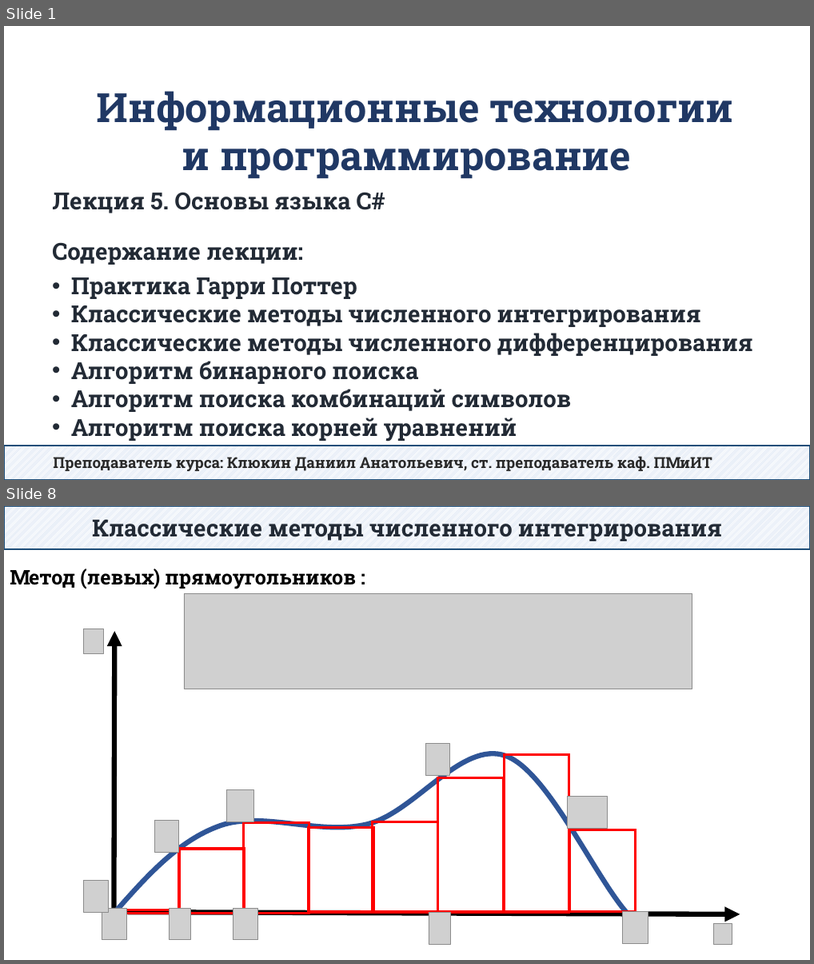
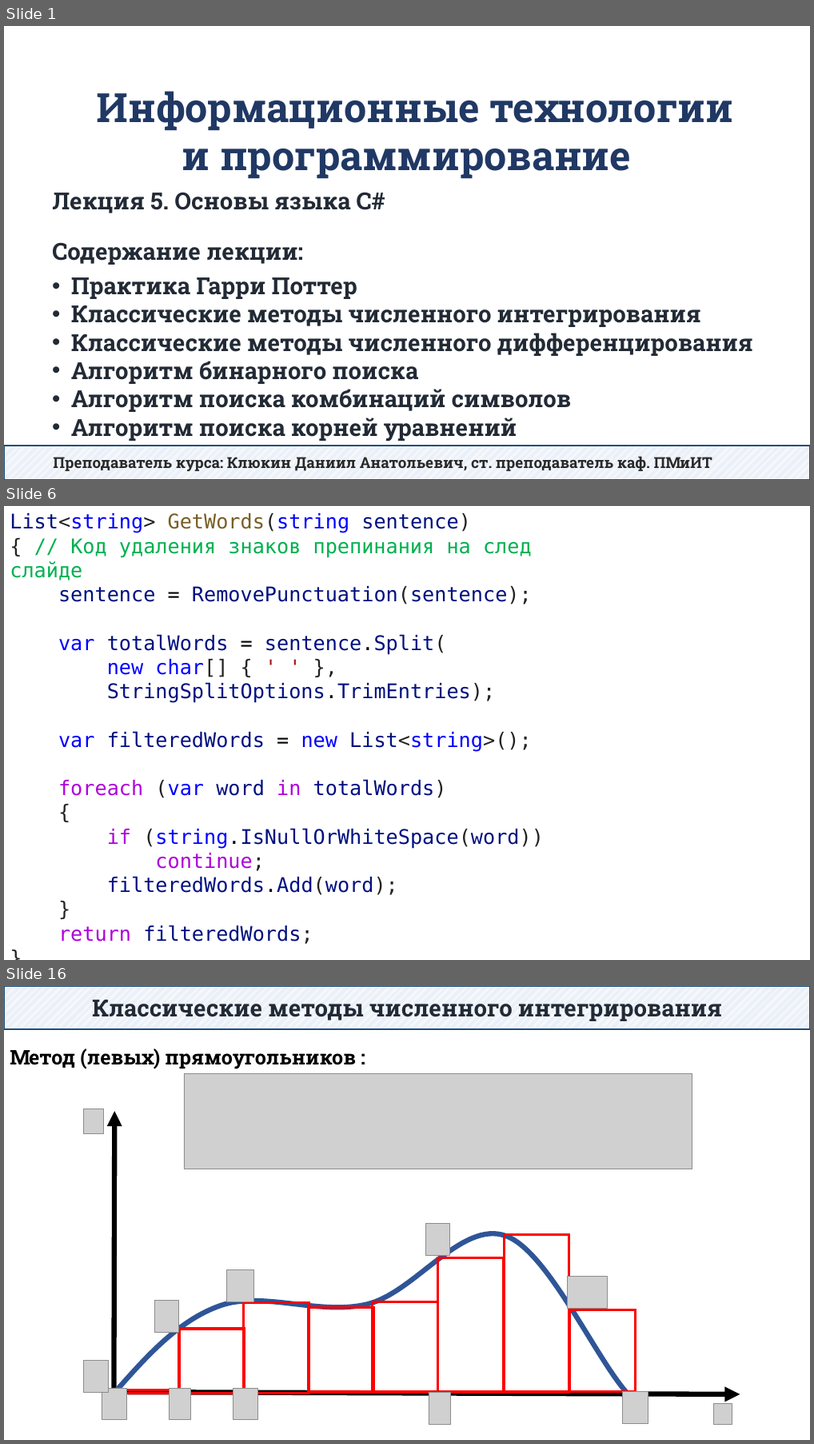
Before and after one commit to DaniilKlyukin/ITiP-1, a slide deck: Лекции/ИТиП лек 5.pptx. Shown one above the other, each under a label of ours: slides 1 and 8 before the commit, slides 1, 6 and 16 after it; the slides between them are not shown. The pictures are 814x964 and 814x1444 pixels, drawn with LibreOffice and Linux fonts; fonts in the diff are those of the drawing; grey boxes stand for pictures. Boxes give left, top, right and bottom in pixels: in the first picture for what was removed or moved away, otherwise in the second. Text is boxed around its words. In the diff, an @@ line names an element or a change of style, - is before the commit and + after.

```diff
--- a/Лекции/ИТиП лек 5.pptx
+++ b/Лекции/ИТиП лек 5.pptx
@@ slide 6 added at [4, 506, 810, 960], background #FFFFFF @@
@@ text added at [10, 513, 544, 944], 24 pt, text #001080 @@
+List<string> GetWords(string sentence)
+{ // Код удаления знаков препинания на след слайде
+sentence = RemovePunctuation(sentence);
+var totalWords = sentence.Split(
+new char[] { ' ' },
+StringSplitOptions.TrimEntries);
+var filteredWords = new List<string>();
+foreach (var word in totalWords)
+{
+if (string.IsNullOrWhiteSpace(word))
+continue;
+filteredWords.Add(word);
+}
+return filteredWords;
+}
@@ what was slide 8 is now slide 16 @@
```
Also in this commit, not shown: 2 slides changed, 11 other slides added, 4 slides removed, 12 other files.
